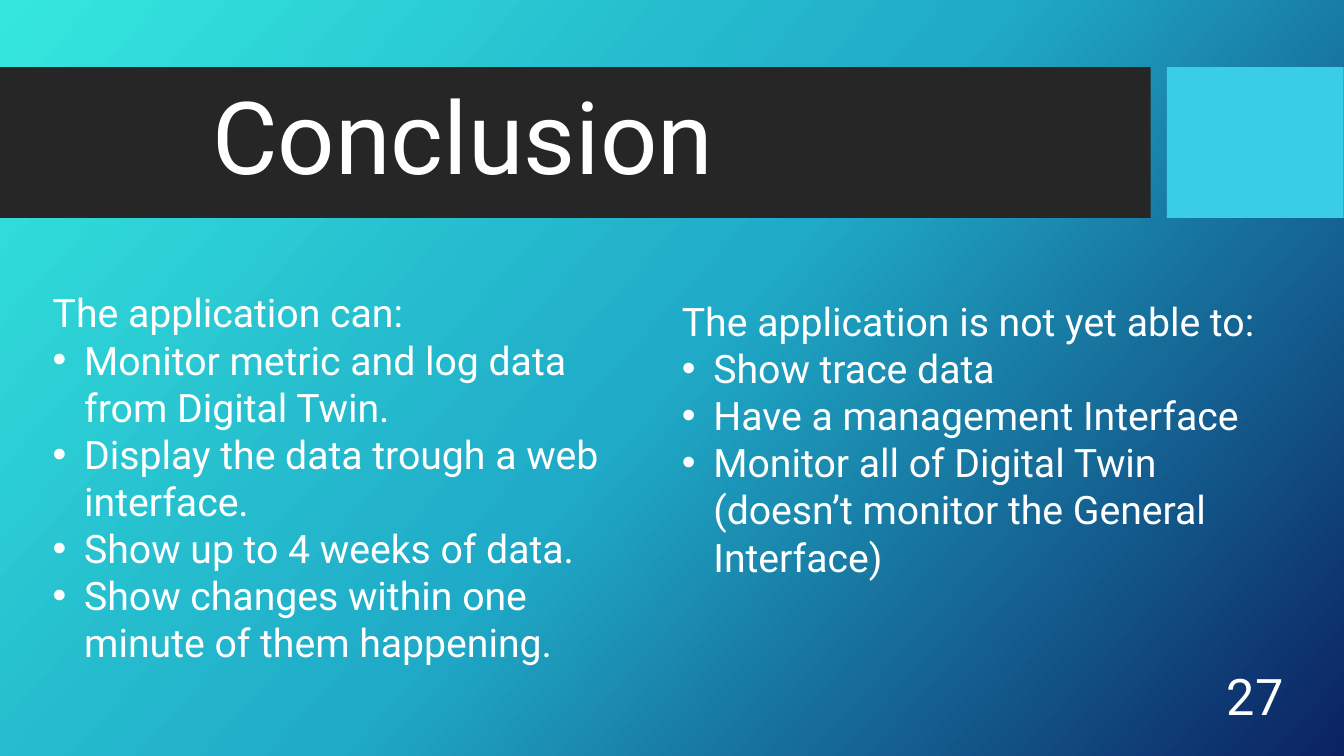
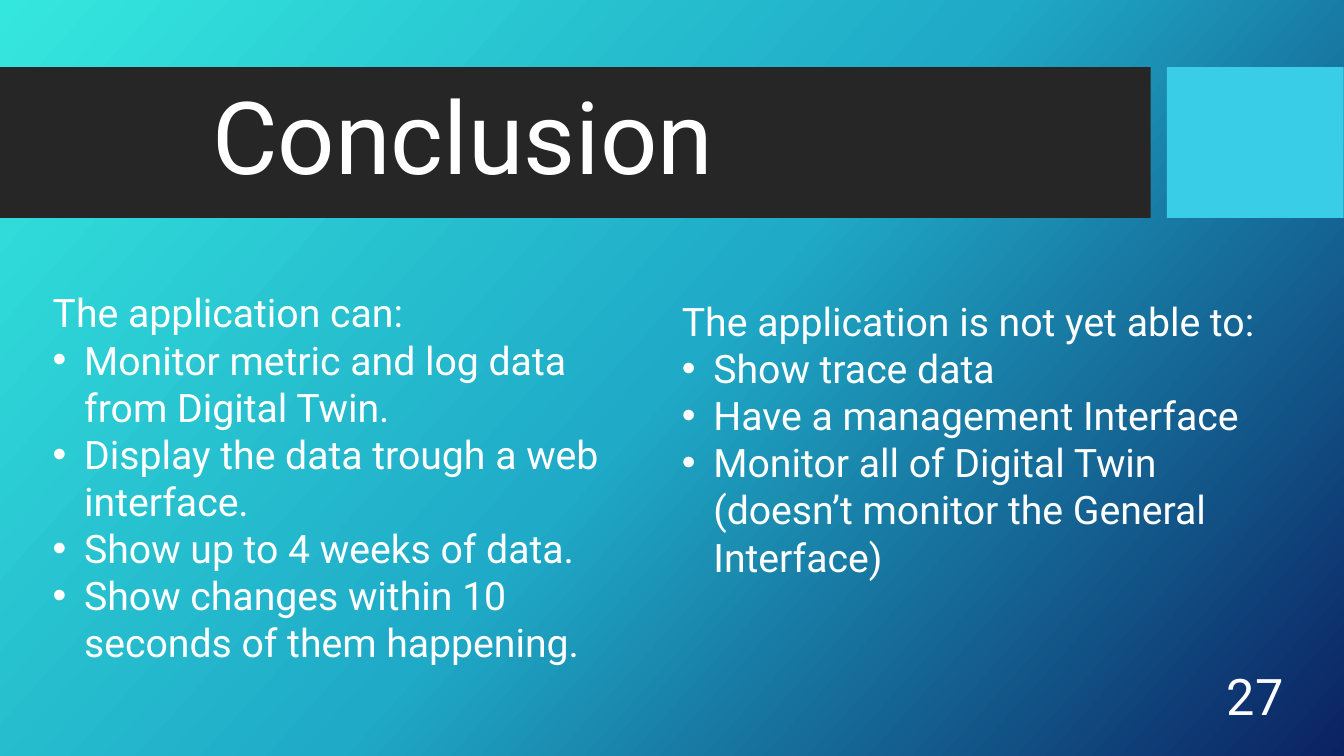
Before and after one commit to CosminBudurovici/Digital_Twin_Monitoring_System, a slide deck: slide 27 of Design Artefacts/Monitoring system presentation.pptx. Drawn at 1344x756 pixels with LibreOffice and Linux fonts; fonts in the diff are those of the drawing; background and template pictures are left out. Boxes give left, top, right and bottom in pixels: in the first picture for what was removed or moved away, otherwise in the second. Text is boxed around its words. In the diff, an @@ line names an element or a change of style, - is before the commit and + after.

```diff
--- a/Design Artefacts/Monitoring system presentation.pptx
+++ b/Design Artefacts/Monitoring system presentation.pptx
@@ text at (84,580,579,665): text changed @@
-• Show changes within one minute of them happening.
+• Show changes within 10 seconds of them happening.
```
Also in this commit, not shown: 4 other slides changed, 1 other file.
